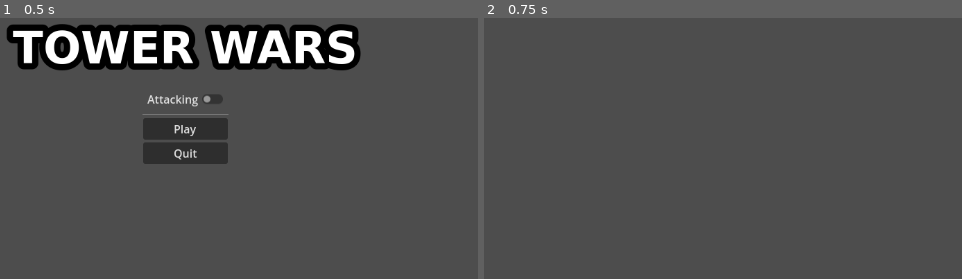
Above: before the commit, frames 1-2 (left to right).
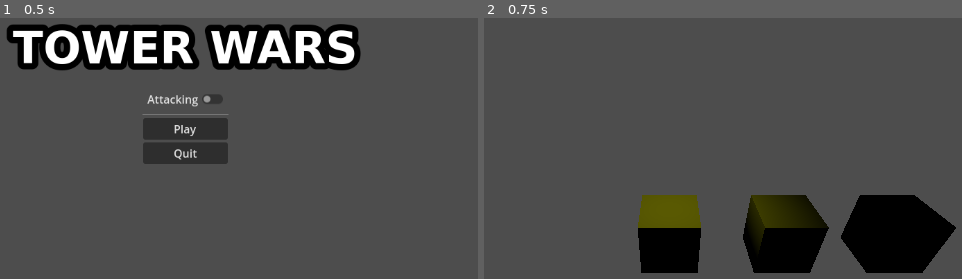
Above: after the commit, the same moments.

Repository: StefanHolst/LD57
Game: Godot game, scene res://Menu/menu.tscn
The game is run twice, just before and just after one commit, with the same random seed, the same clock (stepped at 60 frames per second) and the same inputs.
Inputs:
- Up to frame 1 (0.5 s): no input
- Up to frame 2 (0.75 s): click "Play" at 0.5 s

Frame 1 is identical in both runs. In frame 2, 14% of the frame differs, in the area x 32-99%, y 67-98%.

Commit message:
Better tower abstraction

Diff:
--- a/Game.tscn
+++ b/Game.tscn
@@ -1,3 +1,12 @@
-[gd_scene format=3 uid="uid://b7vrwqgac2rk2"]
+[gd_scene load_steps=2 format=3 uid="uid://b7vrwqgac2rk2"]
+
+[ext_resource type="Script" uid="uid://gucfim828vh" path="res://game.gd" id="1_wbfu4"]
 
 [node name="Game" type="Node3D"]
+script = ExtResource("1_wbfu4")
+
+[node name="Camera3D" type="Camera3D" parent="."]
+transform = Transform3D(1, 0, 0, 0, 0.788913, 0.614506, 0, -0.614506, 0.788913, 0, 3.2603, 4.16629)
+
+[node name="SpotLight3D" type="SpotLight3D" parent="."]
+transform = Transform3D(1, 0, 0, 0, -0.011292, 0.999936, 0, -0.999936, -0.011292, 0, 4.42668, 0)
--- a/Map/Map.gd
+++ b/Map/Map.gd
@@ -3,6 +3,24 @@
 var route_points: Array = []
 var towers: Array = []
 var units: Array = []
+
+func _init() -> void:
+	# Create test towers
+	for i in range(0, 3):
+		var tower1 = RocketTower.new()
+		tower1.position = Vector3(i * 2, 0, 0)
+		towers.append(tower1)
+
+
+#	# Create test units
+#	var unit1 = Soldier.new(Vector2(1, 1))
+#	units.append(unit1)
+
+	# Create test route points
+#	route_points.append(Vector2(1, 1))
+#	route_points.append(Vector2(2, 1))
+#	route_points.append(Vector2(3, 1))
+
 
 func move_units():
 	pass
--- a/Towers/RocketTower.gd
+++ b/Towers/RocketTower.gd
@@ -1,6 +1,10 @@
 class_name RocketTower extends Tower
 
+var rocketTowerScene = preload("res://Towers/RocketTowerScene.tscn")
+
 func _init() -> void:
+	self.add_child(rocketTowerScene.instantiate() as Node3D)
+
 	# Initialize the tower with specific properties
 	attack_range = 200
 	attack_damage = 50
@@ -13,5 +17,3 @@
 
 	cost = 300
 	sell_value = 150
-
-	position = Vector2(0, 0)
--- /dev/null
+++ b/Towers/RocketTowerScene.tscn
@@ -0,0 +1,12 @@
+[gd_scene load_steps=3 format=3 uid="uid://ca2h6ap6abdkj"]
+
+[sub_resource type="StandardMaterial3D" id="StandardMaterial3D_mdihw"]
+albedo_color = Color(1, 1, 0, 1)
+
+[sub_resource type="BoxMesh" id="BoxMesh_mdihw"]
+material = SubResource("StandardMaterial3D_mdihw")
+
+[node name="Node3D" type="Node3D"]
+
+[node name="MeshInstance3D" type="MeshInstance3D" parent="."]
+mesh = SubResource("BoxMesh_mdihw")
--- a/Towers/Tower.gd
+++ b/Towers/Tower.gd
@@ -1,4 +1,4 @@
-class_name Tower
+class_name Tower extends Node3D
 
 # Properties
 var attack_range: float
@@ -13,8 +13,6 @@
 var cost: int
 var sell_value: int
 
-var position: Vector2
-
 func unit_in_range(unit):
 	# Check if the unit is within range
 	return position.distance_to(unit.position) <= attack_range
--- a/Units/Soldier.gd
+++ b/Units/Soldier.gd
@@ -11,5 +11,3 @@
 
 	cost = 200
 	sell_value = 100
-
-	position = Vector2(0, 0)
--- /dev/null
+++ b/game.gd
@@ -0,0 +1,8 @@
+extends Node3D
+
+var map = Map.new()
+
+func _ready() -> void:
+	for tower in map.towers:
+		print(tower)
+		self.add_child(tower)
Not shown, added: Map/Map.gd.uid
Not shown, added: Towers/RocketTower.gd.uid
Not shown, added: Towers/Tower.gd.uid
Not shown, added: Units/Soldier.gd.uid
Not shown, added: Units/Unit.gd.uid
Not shown, added: game.gd.uid
